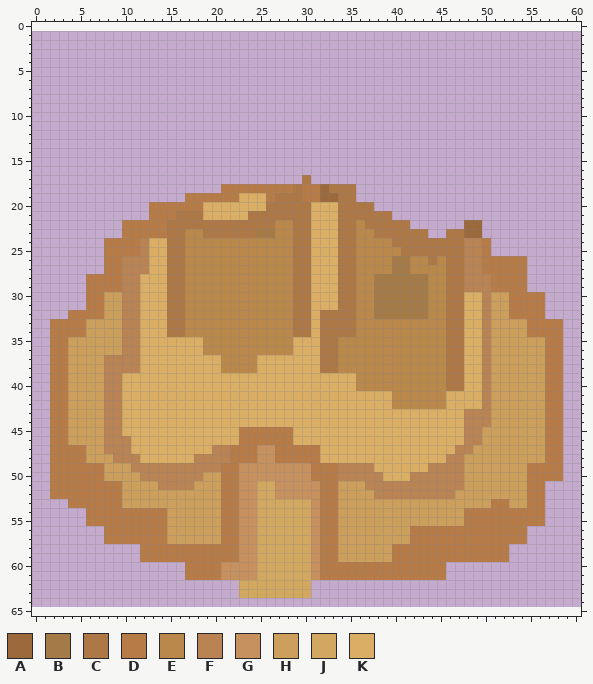
Pixel-art file, stored at assets/art/aseprite/castle_dead.aseprite. The picture above is the old version.
64x64 pixels, 1 frame. Colours within 5 levels of each other are drawn and written as one. The old version is drawn lined up with the new one, on the new canvas.
Palette (. is transparent): A #9c693c  B #a47a47  C #ad7746  D #b67b46  E #ba884b  F #ba8353  G #c7905f  H #cc9f5c  J #d2a860  K #daae65
After:
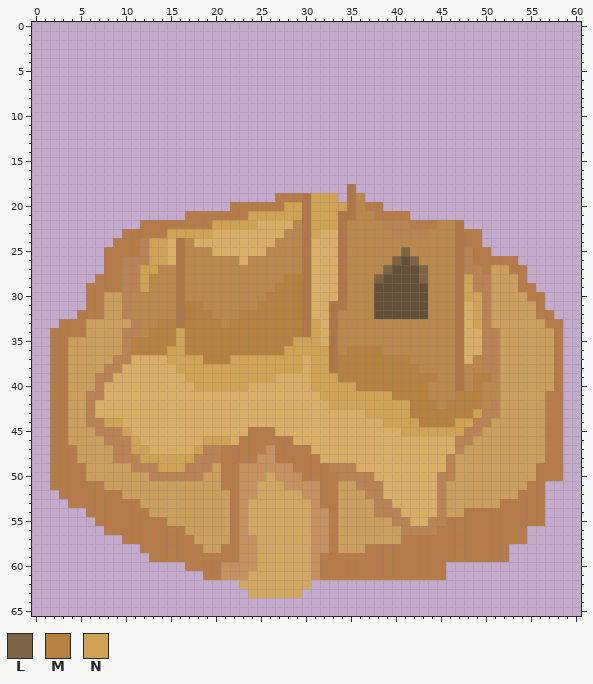
Colours new in this view: L #7d6445  M #b6803f  N #cfa254
The edit:
canvas 64x64 -> 61x66, the old top-left corner now at -2,1 (the part of the old canvas that was cut away was empty and is not shown)
colour B: #a47a47 -> #635038
Changed rows in their new state; - is a pixel that keeps its letter.
first column x 2:
17 ----------------------------.---------------------------
18 -------------------..............-----------------------
19 ---------------..........DDDCNNN.-E---------------------
20 -----------.........DDDDDDNN-NNNN-EDD-------------------
21 -----------....DDDDDDDNNNNNN-NNN--EEDDDD----------------
22 --------..---DDDDDNNNNNKKKKE-NNN-E-EEFFFDDDEEC..--------
23 -------------NNNNNKKKKKKKK-E-N---E--EEFFFFEEE-DD--------
24 ------.----NNK--KKKKKKKKK--E-----E----EEEEEEE-DD.-------
25 -----------NNK----KKKKKK---E-----E-----LEEEEE--D--------
26 -----------NNK-------K-----E-----E----L-L-E-E--D----.---
27 ----------NNEE-------------E-----E---L--BL--E----HH-----
28 ----.-----NEEE------------MM-----E--L----L--E-N--HHH----
29 ----------NEEE-----------MMM-----E----------E-N--HHH-D--
30 ---------EEEEE----------MMMM-----E----------E-NN---HH---
31 ---------EEEEE-MM------MMMMM---C-E----------E--N---HHH--
32 --.------EEEEE-MMM---MMMMMMM--K-EE----------E--N---HHH-D
33 .-------H-EEMM-MMMM-MMMMMMMM-NK-EE----------E--N-----HH-
34 ----------EMMMNMMMMMMMMMMMMM-NK-EE----------E----F---HHH
35 ---------MMMMMNMMMMMMMMMMMMNNNK-------------E----F-----H
36 ---------MMMMNNMMMMMMMMMMMNNNNN--MMMM-------E----F-----H
37 ------H--K---NNNNMMMNNNNNNNN-NN-MMMMMMMM----E--E-F-----H
38 --------KK----NNNNNNNNNNNNNN-NN-MMMMMMMMM---E-EE-F-----H
39 -----F-K-------NNNNNNNNNN----NNNMMMMMMMMMMM-E-EMME-----H
40 -----FKK--------NNNNNN-------NNNNNMMMMMMMM--E-EMEE-----H
41 ----FFKK----------------------NNNNNNNNMMMM--EMMMEE------
42 ----FKKK-----------------------NNNNNNNNNMMM-MMMMEF------
43 ----FKKK---------------------------NNNNNMMMMMMMN-F------
44 ----FFNN-----------------------------NNNNMMMMNN---------
45 -----F--N------------K---KK------------NNNNNNN----------
46 ---------N-------NNN-------------------------F-H--------
47 ---H--H--NN-----NF-D---D-----K----------------H---------
48 ---H------NNNNNN---D-------------------------H----------
49 ----HH------NNN---H--------DD--F--KK------KK-H-------H--
50 ----HH----H-------------J---D-------K---KKK--H-------H--
51 ------HH----HHHH---------J--------F--KKKKKK-HH----------
52 .------------------H-----JJJ-------F-KKKKKK-H-------D---
53 --------DD---------H--J-------------FFKKKKKF-----H-DD---
54 -----------HH------H--J-------G-----FFFKKKKF------------
55 ----.--------------H--J-------G-------FFKKFFDD----------
56 -------------DD----H--J-------G--------FFFF-------------
57 ------..-----DDD---H----------G--------D----------------
58 -----------------HH-----------G----DDD------------------
59 ----------.---------------------DDDDDD------------------
61 ---------------..-----J---------------------------------
63 ---------------------.------.---------------------------
Changed places in both pictures, as pixel boxes (x1, y1, x2, y2):
changed: (50, 175, 554, 598)
